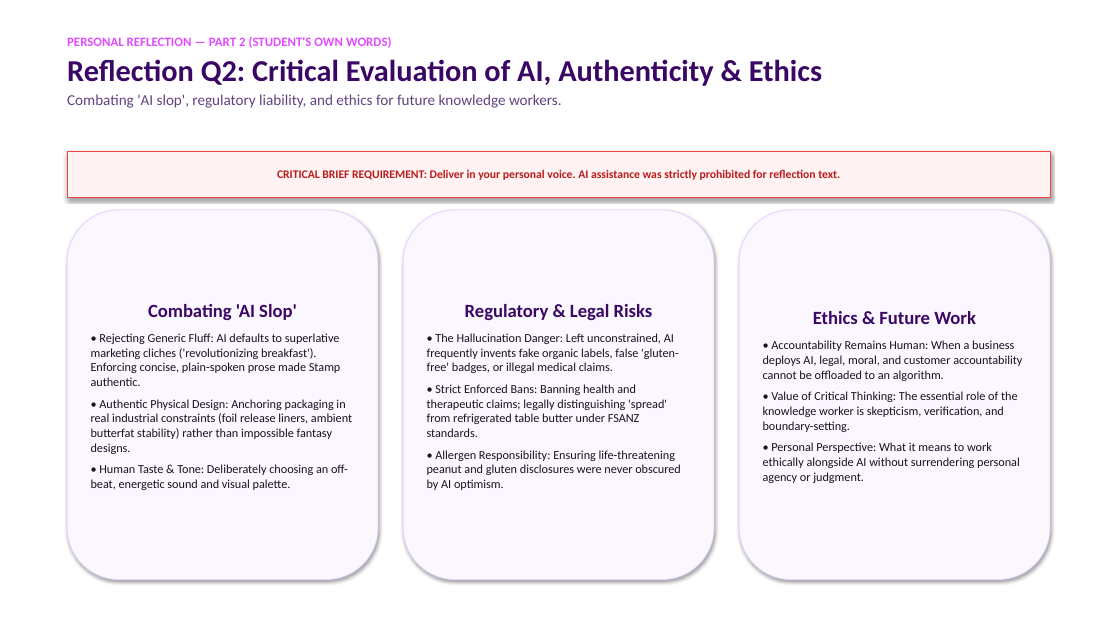
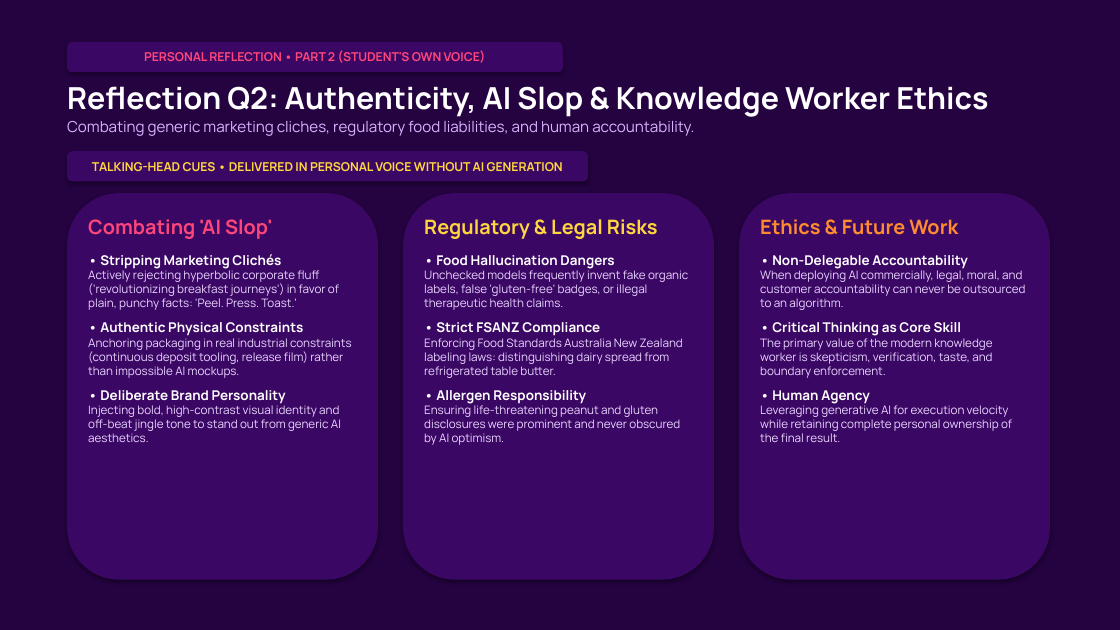
Before and after one commit to JacobCrume/stamp-spreads, a slide deck: slide 5 of presentation/Stamp-pitch.pptx. Drawn at 1120x630 pixels with LibreOffice and Linux fonts; fonts in the diff are those of the drawing. Boxes give left, top, right and bottom in pixels: in the first picture for what was removed or moved away, otherwise in the second. Text is boxed around its words. In the diff, an @@ line names an element or a change of style, - is before the commit and + after.

Commit message:
Redesign slide deck with flat, shadowless, bold Stamp website theme

```diff
--- a/presentation/Stamp-pitch.pptx
+++ b/presentation/Stamp-pitch.pptx
@@ rectangle added at (0,0,1120,630), fill #240340 @@
@@ rounded rectangle added at (67,42,563,72), fill #3B0764, 10.5 pt, text #FF467A, bold @@
+PERSONAL REFLECTION • PART 2 (STUDENT'S OWN VOICE)
@@ text at (67,86,988,136): text changed; font Calibri to Manrope; text colour #634380 to #D8B4FE; bold off @@
-PERSONAL REFLECTION — PART 2 (STUDENT'S OWN WORDS)
-Reflection Q2: Critical Evaluation of AI, Authenticity & Ethics
-Combating 'AI slop', regulatory liability, and ethics for future knowledge workers.
+Reflection Q2: Authenticity, AI Slop & Knowledge Worker Ethics
+Combating generic marketing cliches, regulatory food liabilities, and human accountability.
@@ rectangle removed at (67,151,1050,197) @@
-CRITICAL BRIEF REQUIREMENT: Deliver in your personal voice. AI assistance was strictly prohibited for reflection text.
@@ rounded rectangle added at (67,151,588,181), fill #3B0764, 10.5 pt, text #FFD640, bold @@
+TALKING-HEAD CUES • DELIVERED IN PERSONAL VOICE WITHOUT AI GENERATION
@@ rounded rectangle: place and size @@
-rounded rectangle at (67,210,378,580)
+rounded rectangle at (67,193,378,580)
@@ rounded rectangle at (67,193,378,580): fill #FBF7FF to #3B0764; outline #EBD4FF 0.75 pt to none @@
@@ rounded rectangle added at (403,193,714,580), fill #3B0764 @@
@@ rounded rectangle at (739,193,1050,580): fill #FBF7FF to #3B0764; outline #EBD4FF 0.75 pt to none @@
@@ rounded rectangle: place and size @@
-rounded rectangle at (739,210,1050,580)
+rounded rectangle at (739,193,1050,580)
@@ text added at (88,219,352,442), 10 pt, text #E9D5FF @@
+Combating 'AI Slop'
+• Stripping Marketing Clichés
+Actively rejecting hyperbolic corporate fluff ('revolutionizing breakfast journeys') in favor of plain, punchy facts: 'Peel. Press. Toast.'
+• Authentic Physical Constraints
+Anchoring packaging in real industrial constraints (continuous deposit tooling, release film) rather than impossible AI mockups.
+• Deliberate Brand Personality
+Injecting bold, high-contrast visual identity and off-beat jingle tone to stand out from generic AI aesthetics.
@@ text at (424,219,658,239): size 16 to 17 pt, font Calibri to Manrope, text colour #3B0764 to #FFD640 in "Regulatory & Legal Risks"; alignment centre to left; more space between paragraphs @@
@@ text "Regulatory & Legal Risks": place and size @@
-text "Regulatory & Legal Risks" at (403,210,714,580)
+text "Regulatory & Legal Risks" at (424,219,688,445)
@@ text "Regulatory & Legal Risks" at (424,219,688,445): vertical alignment middle to top; fill #FBF7FF to none; outline #EBD4FF 0.75 pt to none; shadow off @@
@@ text added at (760,219,1025,442), 10 pt, text #E9D5FF @@
+Ethics & Future Work
+• Non-Delegable Accountability
+When deploying AI commercially, legal, moral, and customer accountability can never be outsourced to an algorithm.
+• Critical Thinking as Core Skill
+The primary value of the modern knowledge worker is skepticism, verification, taste, and boundary enforcement.
+• Human Agency
+Leveraging generative AI for execution velocity while retaining complete personal ownership of the final result.
@@ text at (424,255,688,445): text changed; size 10.5 to 10 pt; font Calibri to Manrope; text colour #1A1024 to #E9D5FF @@
-• The Hallucination Danger: Left unconstrained, AI frequently invents fake organic labels, false 'gluten-free' badges, or illegal medical claims.
-• Strict Enforced Bans: Banning health and therapeutic claims; legally distinguishing 'spread' from refrigerated table butter under FSANZ standards.
-• Allergen Responsibility: Ensuring life-threatening peanut and gluten disclosures were never obscured by AI optimism.
+• Food Hallucination Dangers
+Unchecked models frequently invent fake organic labels, false 'gluten-free' badges, or illegal therapeutic health claims.
+• Strict FSANZ Compliance
+Enforcing Food Standards Australia New Zealand labeling laws: distinguishing dairy spread from refrigerated table butter.
+• Allergen Responsibility
+Ensuring life-threatening peanut and gluten disclosures were prominent and never obscured by AI optimism.
@@ text in rounded rectangle at (91,304,352,490): text removed @@
-Combating 'AI Slop'
-• Rejecting Generic Fluff: AI defaults to superlative marketing cliches ('revolutionizing breakfast'). Enforcing concise, plain-spoken prose made Stamp authentic.
-• Authentic Physical Design: Anchoring packaging in real industrial constraints (foil release liners, ambient butterfat stability) rather than impossible fantasy designs.
-• Human Taste & Tone: Deliberately choosing an off-beat, energetic sound and visual palette.
@@ text in rounded rectangle at (763,311,1022,483): text removed @@
-Ethics & Future Work
-• Accountability Remains Human: When a business deploys AI, legal, moral, and customer accountability cannot be offloaded to an algorithm.
-• Value of Critical Thinking: The essential role of the knowledge worker is skepticism, verification, and boundary-setting.
-• Personal Perspective: What it means to work ethically alongside AI without surrendering personal agency or judgment.
```
Also in this commit, not shown: 4 other slides changed, 1 other file.
